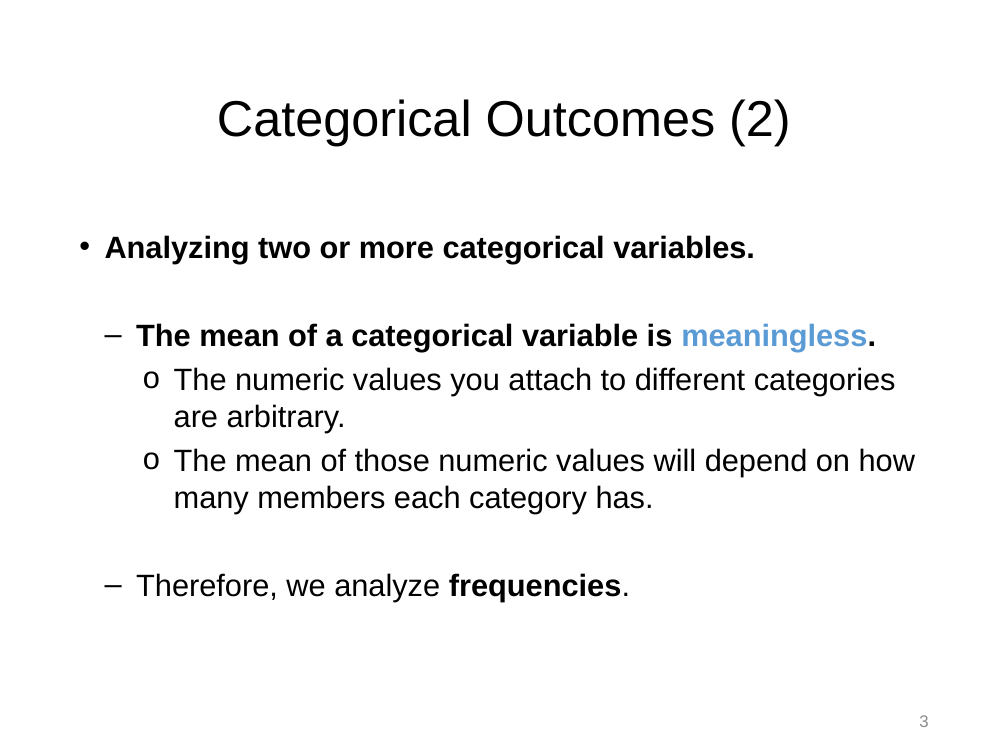
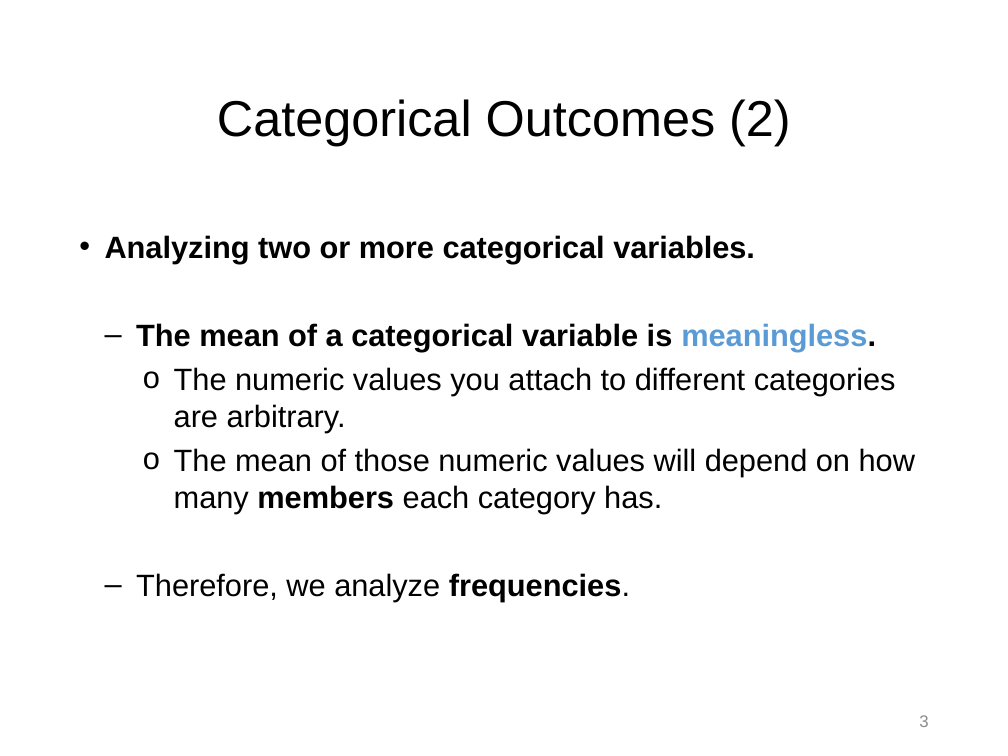
Before and after one commit to npm27/Teaching-Materials, a slide deck: slide 3 of Stats/Slides/10 Chapter 19 Slides.pptx. Drawn at 1008x756 pixels with LibreOffice and Linux fonts; fonts in the diff are those of the drawing. Boxes give left, top, right and bottom in pixels: in the first picture for what was removed or moved away, otherwise in the second. Text is boxed around its words. In the diff, an @@ line names an element or a change of style, - is before the commit and + after.

```diff
--- a/Stats/Slides/10 Chapter 19 Slides.pptx
+++ b/Stats/Slides/10 Chapter 19 Slides.pptx
@@ text at (x1=174, y1=448, x2=915, y2=513): bold on in "members" @@
```
Also in this commit, not shown: 5 other slides changed, 1 slide added, 3 slides removed.
